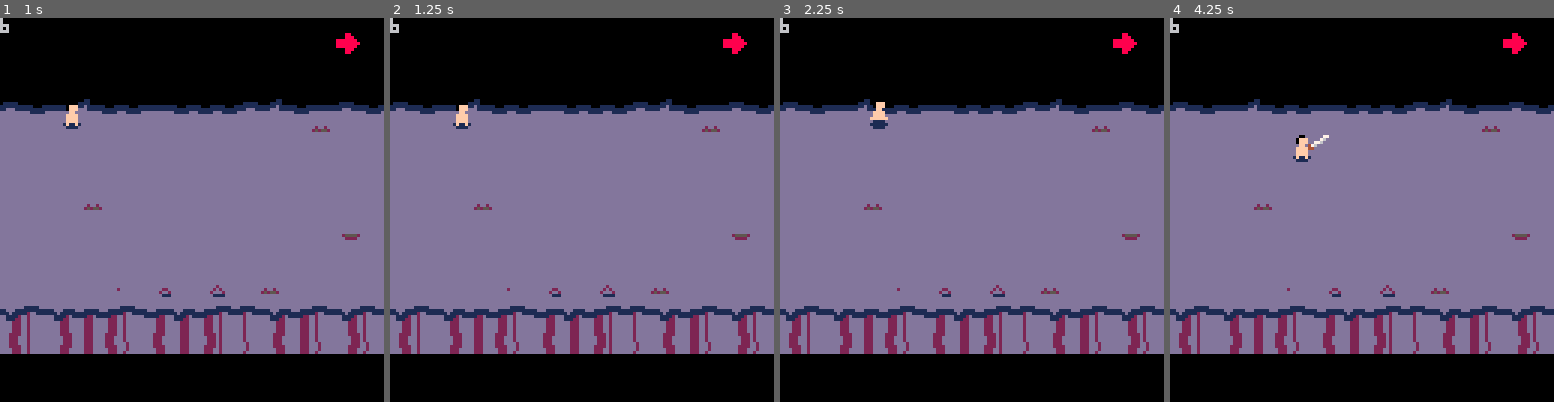
Above: before the commit, frames 1-4 (left to right).
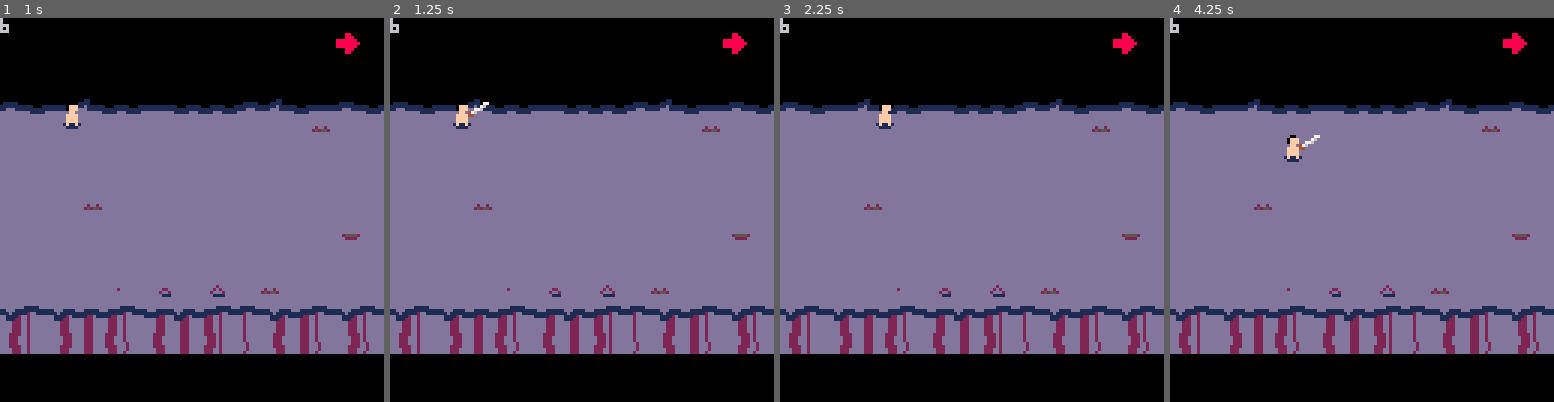
Above: after the commit, the same moments.

Repository: akbiggs/Scuffle
Game: PICO-8 cartridge scuffle.p8
Two runs of this game, one before a commit and one after it. Both use one fixed random seed, a clock stepped at 60 frames per second and the inputs below.
Inputs:
- Up to frame 1 (1 s): tap X (X key) at 0.33 s; tap O (Z key) at 0.7 s
- Up to frame 2 (1.25 s): tap X (X key) at 1.07 s
- Up to frame 3 (2.25 s): hold Right 1.6-2.1 s; tap O (Z key) at 1.7, 2.1 s; tap X (X key) at 1.85 s; hold Up from 2.15 s (still down)
- Up to frame 4 (4.25 s): release Up at 2.42 s; hold Right 2.47-3.03 s; tap O (Z key) every 0.4 s from 2.5 to 4.1 s; tap X (X key) at 2.97, 4.08 s; hold Left 3.08-3.58 s; hold Down 3.63-3.97 s; hold Right from 4.02 s (still down)

Frame 1 is identical in both runs. In frame 2, less than 0.1% of the frame differs, in the area x 20-26%, y 21-26%; in frame 3, 0.2%; in frame 4, 0.4%, in the area x 29-42%, y 30-38%.

Commit message:
Adjust swing and movement cooldown

Diff:
--- a/scuffle.p8
+++ b/scuffle.p8
@@ -1239,8 +1239,8 @@
 end
 
 function player:swing(bullets)
-  self.swing_cooldown = 50
-  self.walk_cooldown = 20
+  self.swing_cooldown = 24
+  self.walk_cooldown = 12
 
   local bullet_pos =
       self.pos +
